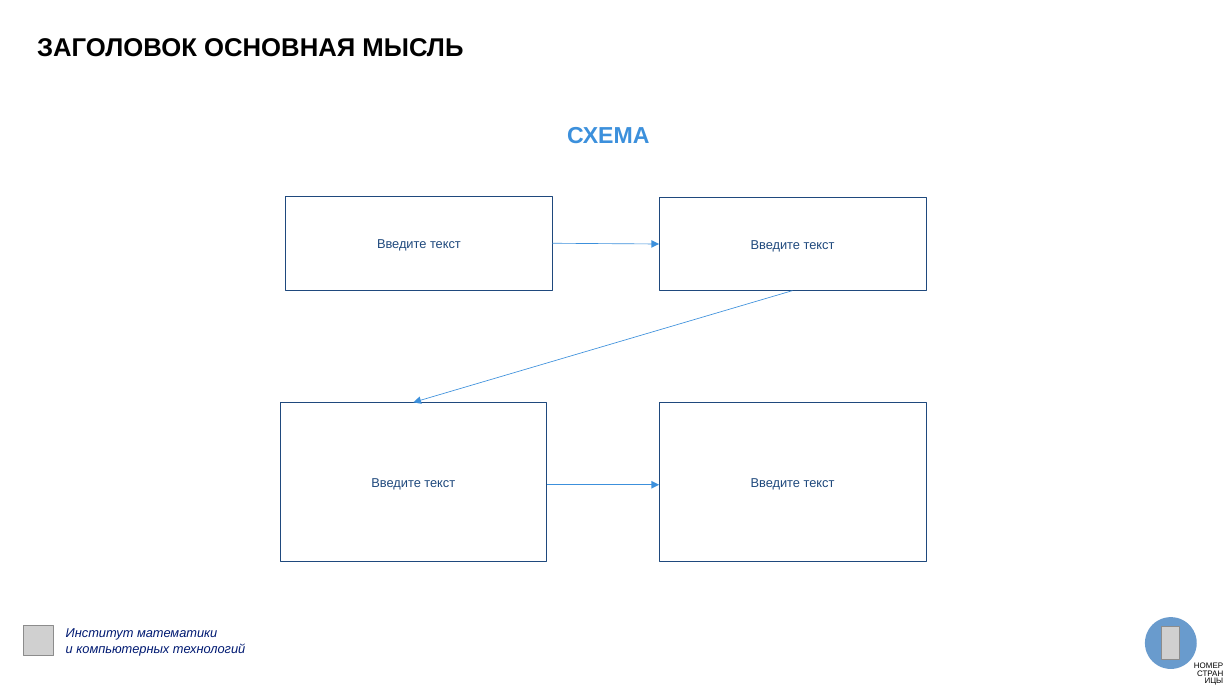
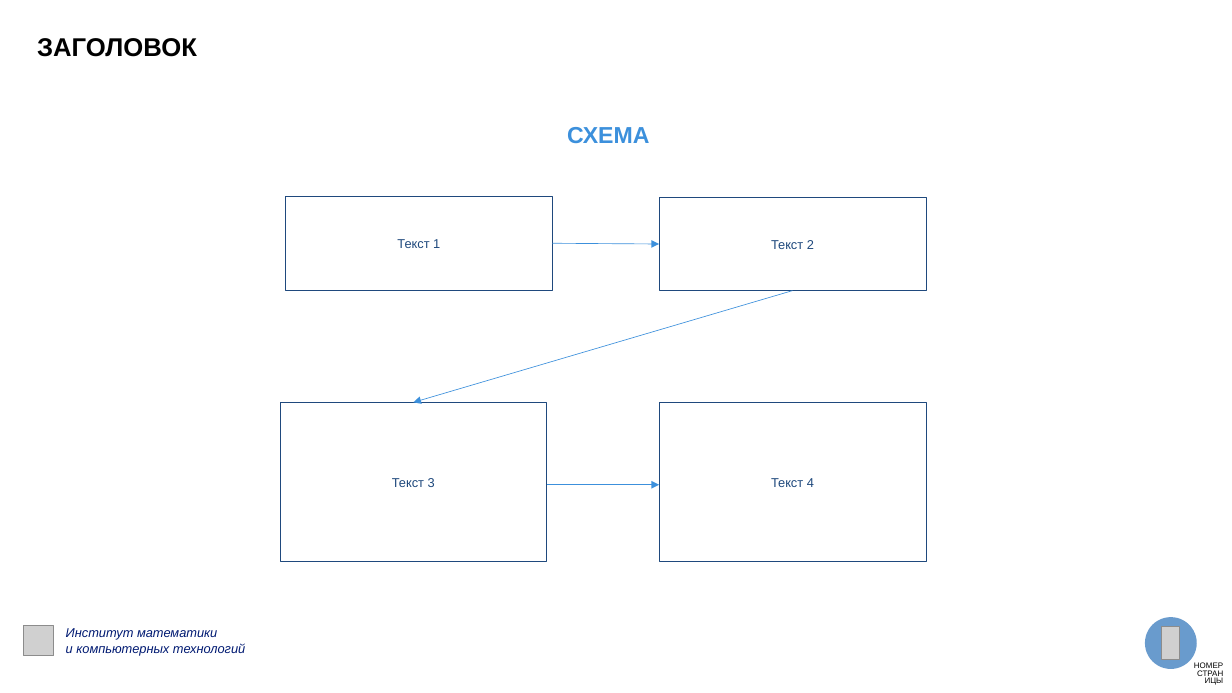
Before and after one commit to Y-uri-K/presentations_AI, a slide deck: slide 12 of backend/app/assets/dvfu_template.pptx. Drawn at 1232x693 pixels with LibreOffice and Linux fonts; fonts in the diff are those of the drawing; grey boxes stand for pictures. Boxes give left, top, right and bottom in pixels: in the first picture for what was removed or moved away, otherwise in the second. Text is boxed around its words. In the diff, an @@ line names an element or a change of style, - is before the commit and + after.

```diff
--- a/backend/app/assets/dvfu_template.pptx
+++ b/backend/app/assets/dvfu_template.pptx
@@ text at (x1=37, y1=38, x2=197, y2=57): text changed @@
-ЗАГОЛОВОК ОСНОВНАЯ МЫСЛЬ
+ЗАГОЛОВОК
@@ text in rectangle at (x1=397, y1=239, x2=440, y2=248): text changed @@
-Введите текст
+Текст 1
@@ text in rectangle at (x1=771, y1=240, x2=814, y2=249): text changed @@
-Введите текст
+Текст 2
@@ text in rectangle at (x1=392, y1=478, x2=435, y2=487): text changed @@
-Введите текст
+Текст 3
@@ text in rectangle at (x1=771, y1=478, x2=814, y2=487): text changed @@
-Введите текст
+Текст 4
```
Also in this commit, not shown: 11 other slides changed, 2 other files.
